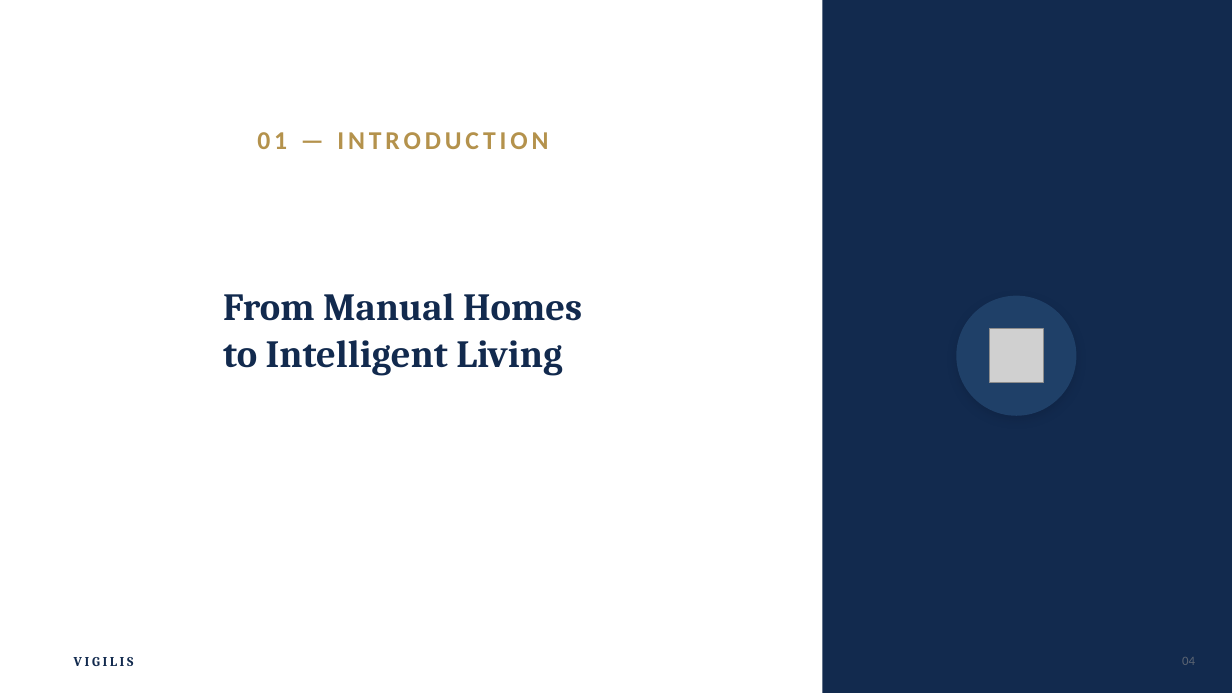
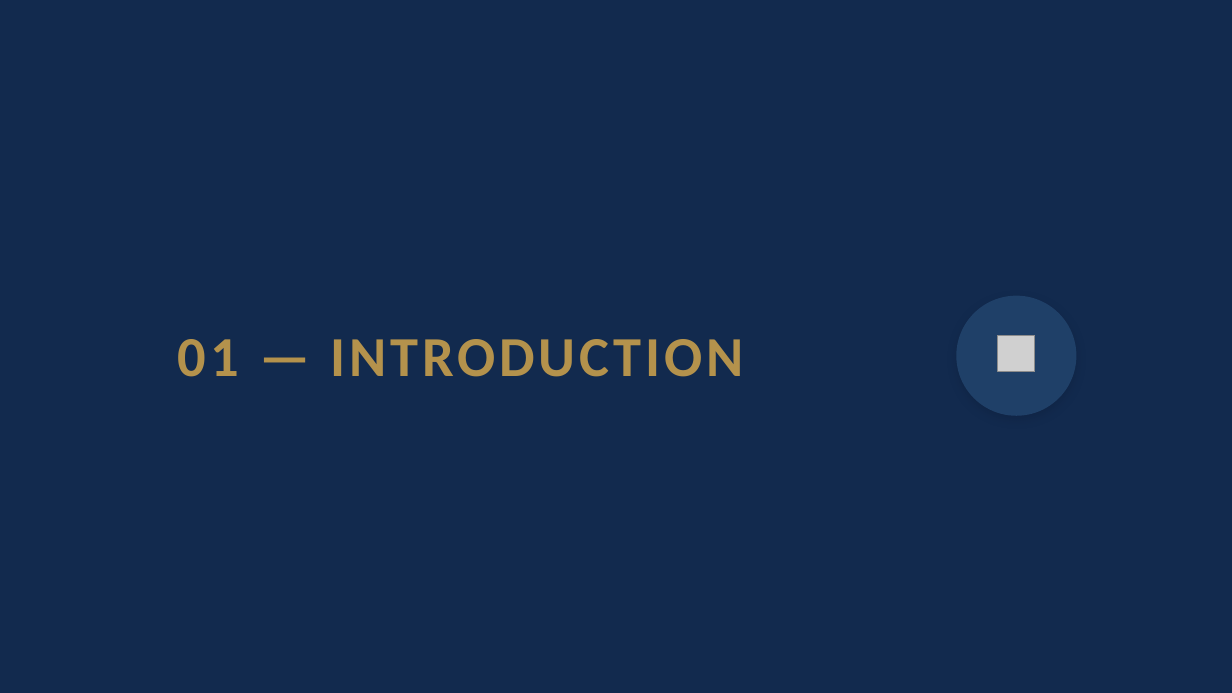
Before and after one commit to yogoariel24-cpu/defense-project, a slide deck: slide 4 of Vigilis powerpoint.pptx. Drawn at 1232x693 pixels with LibreOffice and Linux fonts; fonts in the diff are those of the drawing; grey boxes stand for pictures. Boxes give left, top, right and bottom in pixels: in the first picture for what was removed or moved away, otherwise in the second. Text is boxed around its words. In the diff, an @@ line names an element or a change of style, - is before the commit and + after.

```diff
--- a/Vigilis powerpoint.pptx
+++ b/Vigilis powerpoint.pptx
@@ rectangle: place and size @@
-rectangle at box(823, 0, 1232, 693)
+rectangle at box(0, 0, 1232, 693)
@@ text "01 — INTRODUCTION": place and size @@
-text "01 — INTRODUCTION" at box(257, 132, 548, 149)
+text "01 — INTRODUCTION" at box(178, 339, 744, 377)
@@ text "01 — INTRODUCTION" at box(178, 339, 744, 377): size 20 to 44 pt @@
@@ text removed at box(223, 293, 582, 376) @@
-From Manual Homes
-to Intelligent Living
@@ picture removed at box(990, 329, 1043, 383) @@
@@ picture added at box(998, 335, 1035, 372) @@
@@ text removed at box(74, 657, 134, 666) @@
-VIGILIS
@@ text removed at box(1182, 657, 1195, 665) @@
-04
```
Also in this commit, not shown: 16 other slides changed, 2 slides added, 13 other files.
